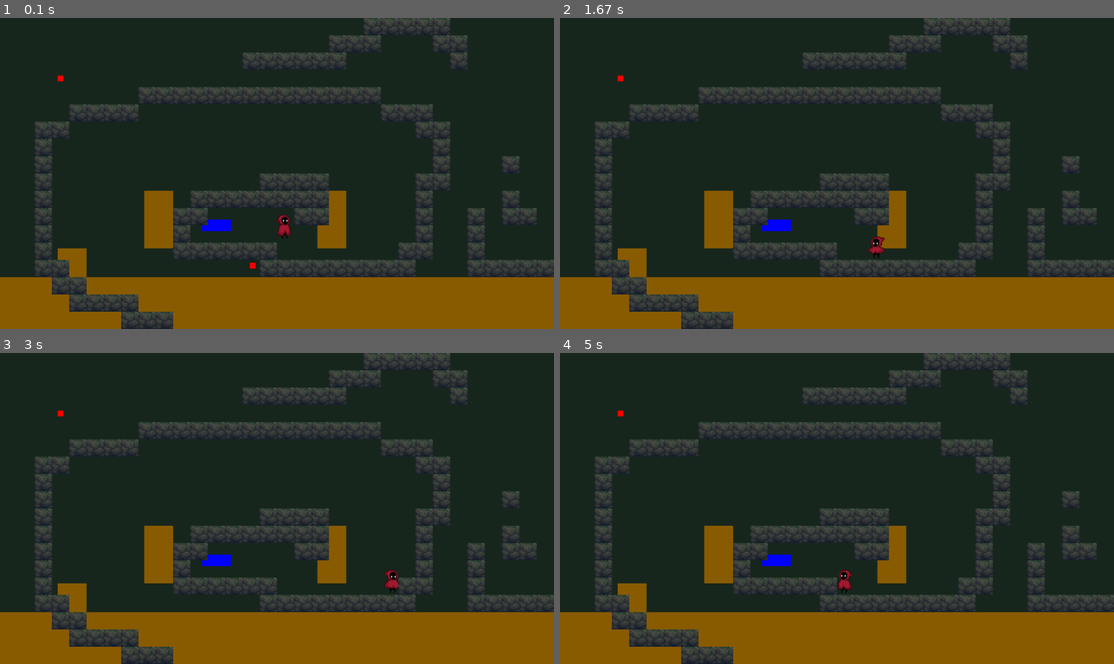
Above: before the commit, frames 1-4 (two rows, left to right).
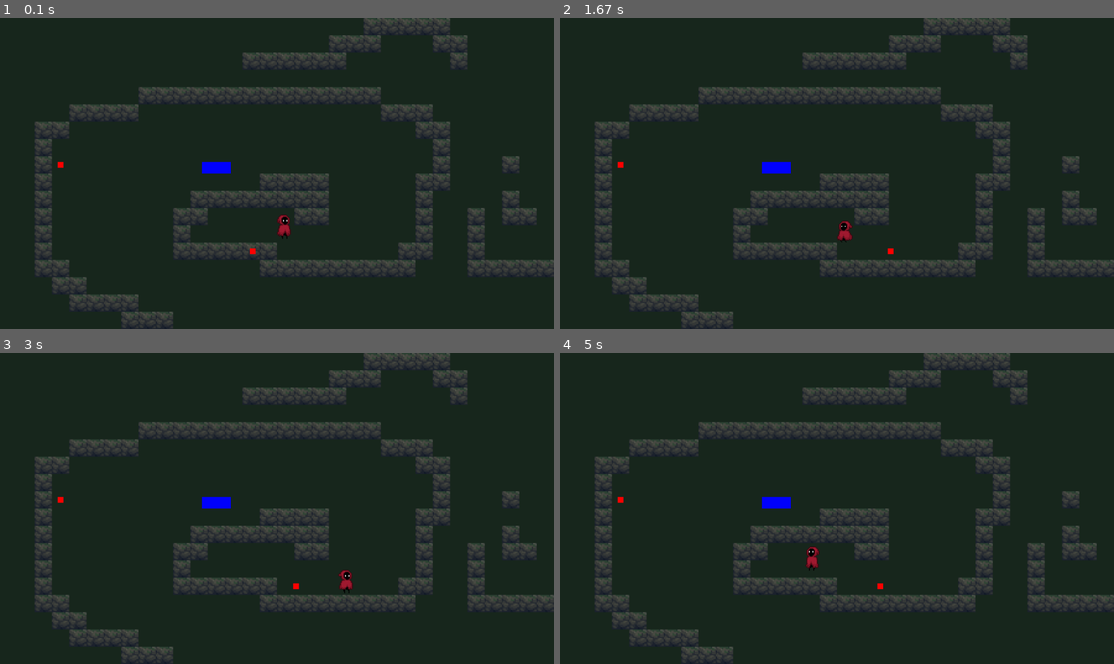
Above: after the commit, the same moments.

Repository: mrhanha1/pygameSonDoong
Game: pygame game, started from main.py
Two runs of this game, one before a commit and one after it. Both use one fixed random seed, a clock stepped at 60 frames per second and the inputs below.
Inputs:
- Up to frame 1 (0.1 s): no input
- Up to frame 2 (1.67 s): hold Right 0.33-0.8 s; hold Right 0.83-1.3 s; hold Left from 1.33 s (still down)
- Up to frame 3 (3 s): release Left at 1.87 s; hold Left 1.9-2.3 s; hold Right 2.33-2.97 s
- Up to frame 4 (5 s): hold Left 3-3.47 s; hold Right 3.5-3.97 s; hold Right 4-4.47 s; hold Left from 4.5 s (still down)

The runs differ from the first frame. In frame 1, 18% of the frame differs, in the area x 0-100%, y 18-100%; in frame 2, 18%; in frame 3, 18%; in frame 4, 18%.

Commit message:
tách hàm animation file riêng, tách moving và update riêng

Diff:
--- a/gameObjectv2.py
+++ b/gameObjectv2.py
@@ -6,6 +6,7 @@
 GREEN=(0,255,0)
 BLUE=(0,0,255)
 WHITE=(255,255,255)
+
 class groundOBJ:
     """create a rectangular object as a solid ground that block movement of character,
     x and y is the topleft position of this object"""
@@ -20,7 +21,7 @@
     """create an root rectangular object that has a object type, the object type can be choose from this list: enemy, hazard, deadzone"""
 
     def __init__(self, x, y, width, height, obj_type, color):
-        self.rect=pygame.Rect(x, x, width, height)
+        self.rect=pygame.Rect(x, y, width, height)
         self.type=obj_type
         self.color=color
     def draw (self, screen):
--- a/main.py
+++ b/main.py
@@ -18,12 +18,7 @@
 
 """KHỞI TẠO CÁC BIẾN ĐẦU TIÊN"""
 p1=player(WIDTH//2, HEIGHT-400)
-gameGrounds=[
-    groundOBJ(200, 800, 100, 200),
-    groundOBJ(500, 600, 100, 200),
-    groundOBJ(1100, 600, 100, 200),
-    groundOBJ(0, 900, 1920, 500)
-]
+
 enemies=[
     enemy(200, 500),
     enemy(850, 800)
@@ -50,8 +45,7 @@
         if event.type == pygame.QUIT:
             running = False
 
-    for ground in gameGrounds:
-        ground.draw(screen)
+    map.draw_map(screen)
     for e in enemies:
         e.draw(screen)
         e.in_moving(p1)
@@ -62,7 +56,7 @@
     p1.update_moving(map.tiles, d_time)
     p1.update_hit(enemies, hazards, d_time)
     p1.draw(screen)
-    map.draw_map(screen)
+
     #pygame.draw.rect(screen, BLUE, p1.rect) #SHOW HITBOX
     fps = CLOCK.get_fps()
     #print(f"FPS: {fps:.2f}") #SHOW FPS
--- a/playerv2.py
+++ b/playerv2.py
@@ -50,7 +50,6 @@
         """UPDATE MOVING AND COLLISION"""
         self.rect.x += int(self.velocity.x*d_time)
         self.in_collision_x(grounds)
-
         self.rect.y +=int(self.velocity.y*d_time)
         self.in_collision_y(grounds)
         """ANIMATION CONDITION AND UPDATE"""
@@ -109,7 +108,6 @@
                     self.velocity.y = 0 #DỪNG DI CHUYỂN CHIỀU DỌC
                     self.isGrounded=True
 
-
     """OTHER GAME OBJECT COLLISION"""
     def update_knockback(self,d_time):
         if self.is_knock_back:
@@ -150,7 +148,6 @@
                 self.isAlive=False
                 self.velocity.x = 0
                 self.velocity.y = 0
-                #self.last_hitted=pygame.time.get_ticks()
 
     def draw (self, screen):
         screen.blit(self.animator.get_avatar(),(self.rect.left-7*self.scale_factor,self.rect.top-6*self.scale_factor))
